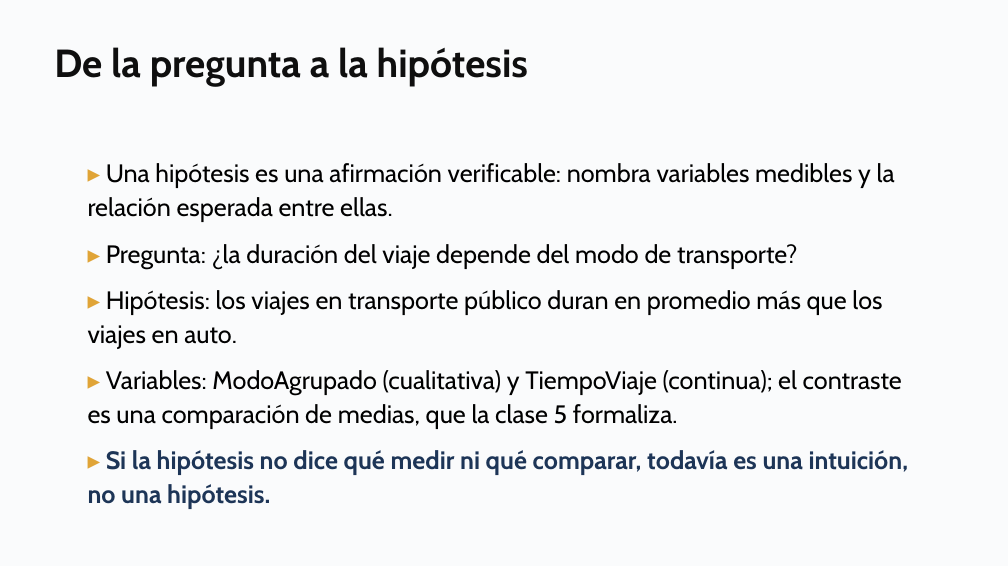
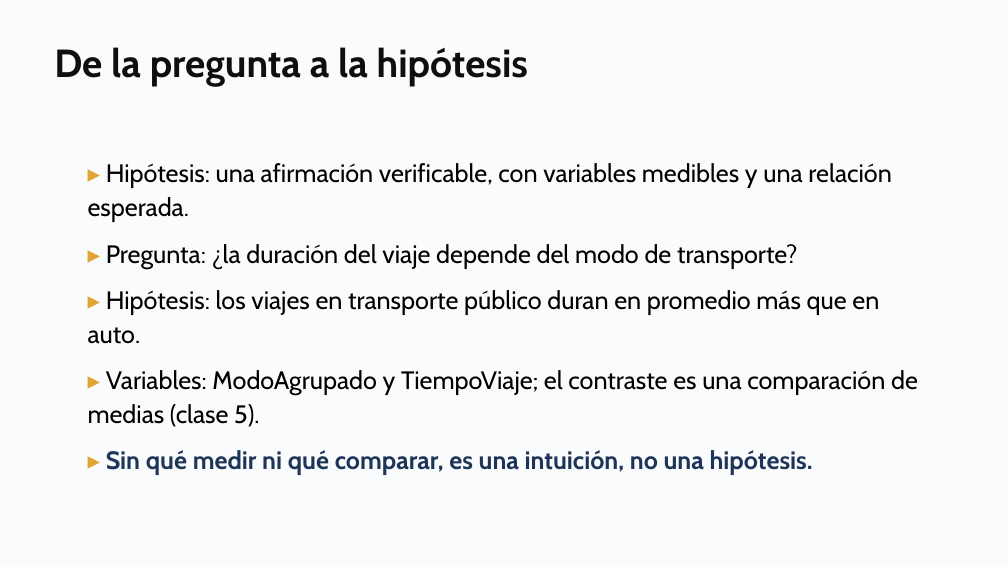
Before and after one commit to daniopitz/diplomado-cdd, a slide deck: slide 27 of presentaciones/clase02_eda_descriptiva.pptx (slide 25 before the commit). Drawn at 1008x566 pixels with LibreOffice and Linux fonts; fonts in the diff are those of the drawing. Boxes give left, top, right and bottom in pixels: in the first picture for what was removed or moved away, otherwise in the second. Text is boxed around its words. In the diff, an @@ line names an element or a change of style, - is before the commit and + after.

```diff
--- a/presentaciones/clase02_eda_descriptiva.pptx
+++ b/presentaciones/clase02_eda_descriptiva.pptx
@@ text at (88, 163, 891, 222): text changed @@
-▸ Una hipótesis es una afirmación verificable: nombra variables medibles y la relación esperada entre ellas.
+▸ Hipótesis: una afirmación verificable, con variables medibles y una relación esperada.
@@ text at (88, 290, 918, 475): text changed @@
-▸ Hipótesis: los viajes en transporte público duran en promedio más que los viajes en auto.
-▸ Variables: ModoAgrupado (cualitativa) y TiempoViaje (continua); el contraste es una comparación de medias, que la clase 5 formaliza.
-▸ Si la hipótesis no dice qué medir ni qué comparar, todavía es una intuición, no una hipótesis.
+▸ Hipótesis: los viajes en transporte público duran en promedio más que en auto.
+▸ Variables: ModoAgrupado y TiempoViaje; el contraste es una comparación de medias (clase 5).
+▸ Sin qué medir ni qué comparar, es una intuición, no una hipótesis.
```
Also in this commit, not shown: 5 other slides changed, 2 slides added, 1 other file.
